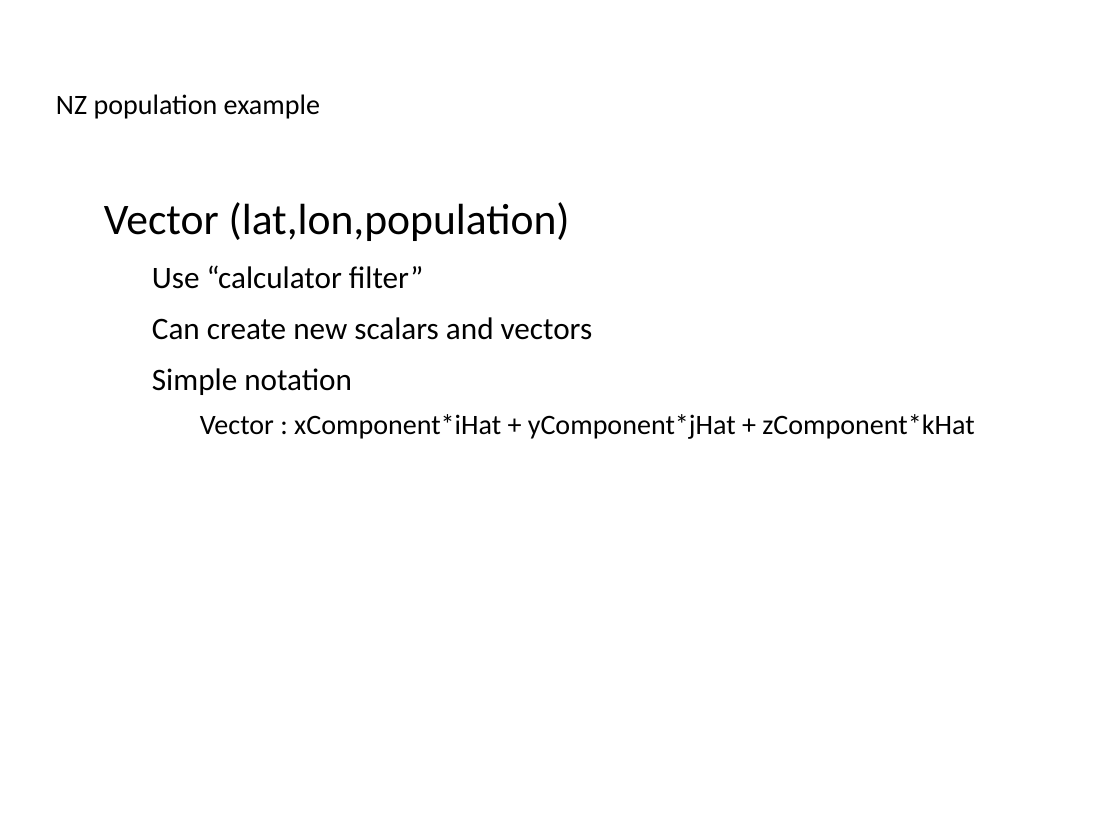
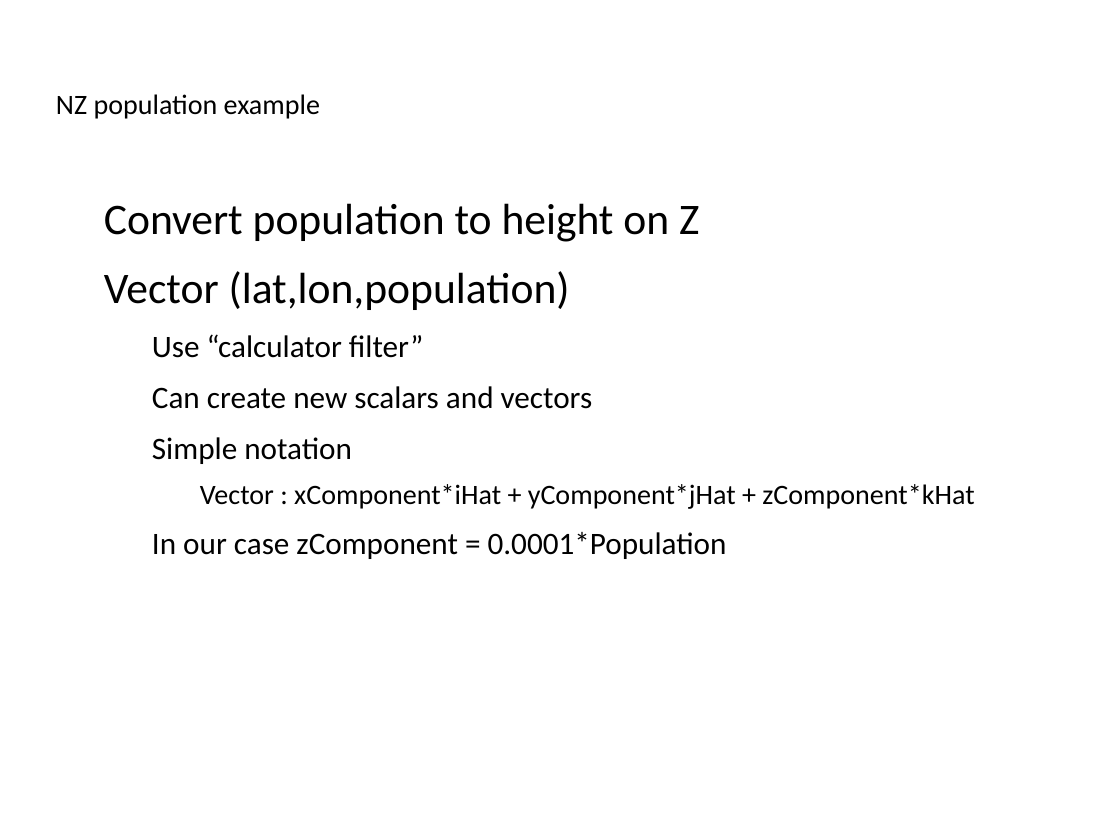
Before and after one commit to ucgmsim/workshops, a slide deck: slide 10 of presentation/slides.odp (slide 11 before the commit). Drawn at 1120x840 pixels with LibreOffice and Linux fonts; fonts in the diff are those of the drawing; background and template pictures are left out. Boxes give left, top, right and bottom in pixels: in the first picture for what was removed or moved away, otherwise in the second. Text is boxed around its words. In the diff, an @@ line names an element or a change of style, - is before the commit and + after.

```diff
--- a/presentation/slides.odp
+++ b/presentation/slides.odp
@@ text at box(104, 203, 699, 242): paragraph added @@
+● Convert population to height on Z
@@ text at box(152, 532, 727, 559): paragraph added @@
+  − In our case zComponent = 0.0001*Population
```
Also in this commit, not shown: 7 other slides changed, 2 slides added, 2 slides removed.
